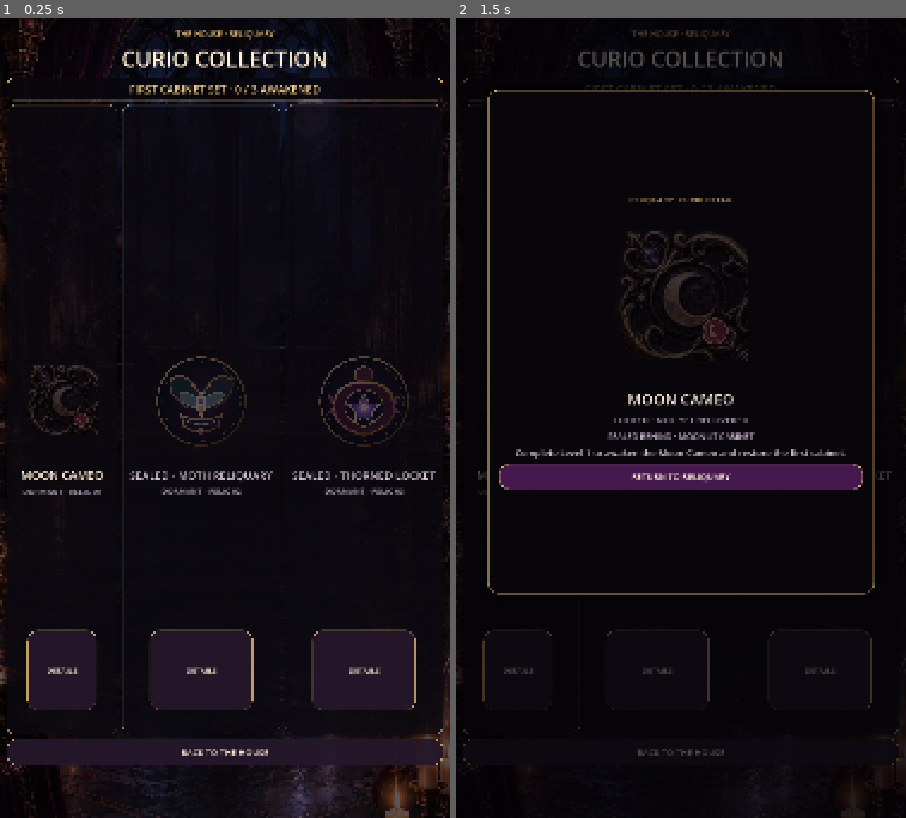
Above: before the commit, frames 1-2 (left to right).
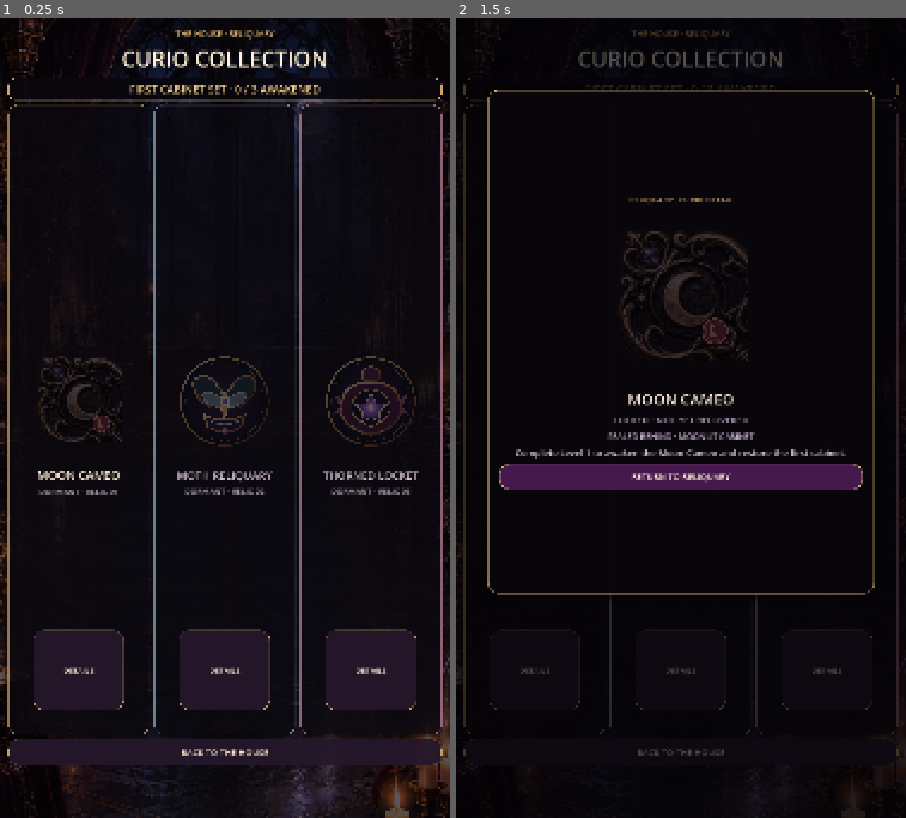
Above: after the commit, the same moments.

Repository: Jay-prodesign/akilta-match3
Game: Godot game, scene res://src/ui/collection/curio_collection.tscn
The game is run twice, just before and just after one commit, with the same random seed, the same clock (stepped at 60 frames per second) and the same inputs. This scene is started directly instead of the project's main scene.
Inputs:
- Up to frame 1 (0.25 s): no input
- Up to frame 2 (1.5 s): click "DETAILS" at 0.5 s; click "DETAILS" at 1.25 s

The runs differ from the first frame. In frame 1, 6.6% of the frame differs, in the area x 1-99%, y 7-94%; in frame 2, 1.6%.

Commit message:
Keep Reliquary grid concise and truthful

Diff:
--- a/src/ui/collection/curio_collection.gd
+++ b/src/ui/collection/curio_collection.gd
@@ -72,7 +72,7 @@
 	_apply_copy_style(null, moon_detail, moon_state, moon_origin, has_moon)
 
 	var has_moth := curios.has("moth_reliquary")
-	slot2_name.text = "MOTH RELIQUARY" if has_moth else "SEALED · MOTH RELIQUARY"
+	slot2_name.text = "MOTH RELIQUARY"
 	slot2_hint.text = "Recovered from the sealed side cabinet." if has_moth else "Clear both wax seals in Level 2."
 	slot2_state.text = "AWAKENED · RELIC 02" if has_moth else "DORMANT · RELIC 02"
 	slot2_origin.text = "RECOVERED FROM · SEALED DISPLAY" if has_moth else "SEALED BEHIND · WAX DISPLAY"
@@ -81,7 +81,7 @@
 	_apply_copy_style(slot2_name, slot2_hint, slot2_state, slot2_origin, has_moth)
 
 	var has_locket := curios.has("thorned_locket")
-	slot3_name.text = "THORNED LOCKET" if has_locket else "SEALED · THORNED LOCKET"
+	slot3_name.text = "THORNED LOCKET"
 	slot3_hint.text = "A moon-beam sigil opened its thorned clasp." if has_locket else "Create and trigger a line special in Level 3."
 	slot3_state.text = "AWAKENED · RELIC 03" if has_locket else "DORMANT · RELIC 03"
 	slot3_origin.text = "RECOVERED FROM · THORNLIGHT ARRANGEMENT" if has_locket else "SEALED BEHIND · THORNLIGHT"
@@ -145,7 +145,9 @@
 		"authored_detail_scene": true,
 		"north_star_title_hierarchy": ($Layout/Title as Label).get_theme_font_size("font_size") >= 50,
 		"north_star_count_plate": count_label != null and count_label.get_theme_stylebox("normal") != null and count_label.custom_minimum_size.y >= 50.0,
-		"hero_curio_scale": moon_art != null and moon_art.custom_minimum_size.x >= 260.0,
+		"hero_curio_scale": moon_art != null and moon_art.custom_minimum_size.y >= 270.0,
+		"north_star_collection_grid": ($Layout/Cards as HBoxContainer) != null and moon_card.size_flags_horizontal == Control.SIZE_EXPAND_FILL and slot2_card.size_flags_horizontal == Control.SIZE_EXPAND_FILL and slot3_card.size_flags_horizontal == Control.SIZE_EXPAND_FILL,
+		"collection_copy_subordinate": not moon_detail.visible and not moon_origin.visible and not slot2_hint.visible and not slot2_origin.visible and not slot3_hint.visible and not slot3_origin.visible,
 		"intro_subordinate": ($Layout/Intro as Label) != null and not ($Layout/Intro as Label).visible,
 		"runtime_ui_factory": false,
 	}
